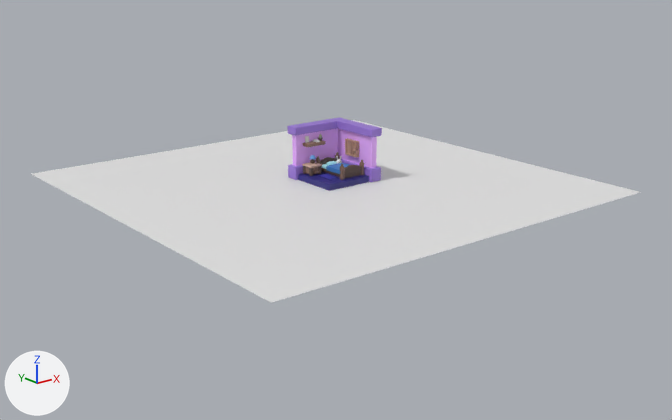
What one commit did to the Blender file house.blend.
Before and after are seen from a 50 mm lens placed at (-21.0, -26.4, 9.2), pointed at (-0.5, -0.8, -1.1). Every picture has the same lights, and +X, +Y and +Z are marked at lower left.

Before the edit, the objects in view are built like this:
```python
mat_material_012 = principled_material('Material.012')
mat_material_012.base_color = (0.47, 0.27, 0.193)  # beige #b68e7a
me_cube_001 = bpy.data.meshes.new('Cube.001')
me_cube_001.from_pydata(...)  # 48 vertices, 46 faces; spans x -1.13..1.37, y -1.13..1.37, z -0.19..1.81
# faces by material slot: [40, 6]
me_cube_001.materials.append(mat_material)  # purple #9775d3
me_cube_001.materials.append(mat_material_001)  # purple #e5adff
me_cube_002 = bpy.data.meshes.new('Cube.002')
me_cube_002.from_pydata(...)  # 48 vertices, 42 faces; spans x 0.862..1.0, y -0.289..0.398, z 0.595..1.207
me_cube_002.materials.append(mat_material_012)  # beige #b68e7a
me_cube_003 = bpy.data.meshes.new('Cube.003')
me_cube_003.from_pydata(...)  # a box spanning x -0.556..0.288, y 0.688..1.006, z 1.066..1.191
me_cube_003.materials.append(mat_material_020)  # brown #967565
me_plane_011 = bpy.data.meshes.new('Plane.011')
me_plane_011.from_pydata([(-1.0, -1.0, 0.0), (1.0, -1.0, 0.0), (-1.0, 1.0, 0.0), (1.0, 1.0, 0.0)], [], [(0, 1, 3, 2)])
ob_bg = bpy.data.objects.new('bg', me_plane_011)
ob_bg.location = (-0.44, -0.06, -0.19)
ob_bg.scale = (8.07, 8.07, 8.07)
ob_frames = bpy.data.objects.new('frames', me_cube_002)
ob_frames.location = (0.0, 0.0, 0.0)
_m = ob_frames.modifiers.new('Bevel', 'BEVEL')
_m.width = 0.012
_m.width_pct = 0.012
_m.segments = 2
ob_shelf = bpy.data.objects.new('shelf', me_cube_003)
ob_shelf.location = (-0.13, 0.0, -0.02)
_m = ob_shelf.modifiers.new('Bevel', 'BEVEL')
_m.width = 0.014
_m.width_pct = 0.014
_m.segments = 2
ob_walls = bpy.data.objects.new('walls', me_cube_001)
ob_walls.location = (0.0, 0.0, 0.0)
_m = ob_walls.modifiers.new('Bevel', 'BEVEL')
_m.width = 0.028
_m.width_pct = 0.028
_m.segments = 2
```
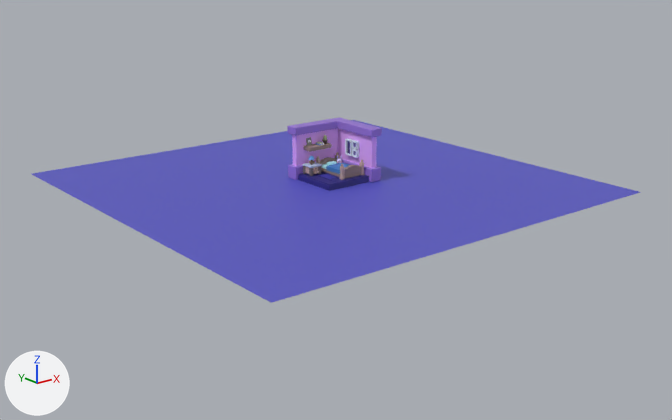
What differs and where, as boxes (x1, y1, x2, y2) in the pictures (672 x 420 px):
'bg', recoloured (white to blue): (32, 120, 641, 303) in both
'frames', recoloured: (345, 138, 359, 158) in both
'shelf', moved, rescaled (26% wider, 25% taller): before (303, 140, 325, 147); after (304, 143, 332, 152)

The edits, one by one:
Material 'Material.012' (mat_material_012) changes colour from beige #b68e7a to white #e1ecff; in linear values from (0.47, 0.27, 0.193) to (0.755, 0.841, 1.0).
Material 'Material.031' (mat_material_031) is new.
Its base color is (0.0923, 0.09, 0.547) (blue #5655c3).
me_plane_011 has 4 vertices, 1 face and spans x -1.0..1.0, y -1.0..1.0, z 0.0.
me_plane_011 now uses material mat_material_031 (blue #5655c3).
Object 'shelf' (ob_shelf) moves from (-0.13, 0.0, -0.02) to (0.04, -0.24, -0.44).
Object 'shelf' (ob_shelf) is rescaled from (1.0, 1.0, 1.0) to (1.24, 1.24, 1.24).
